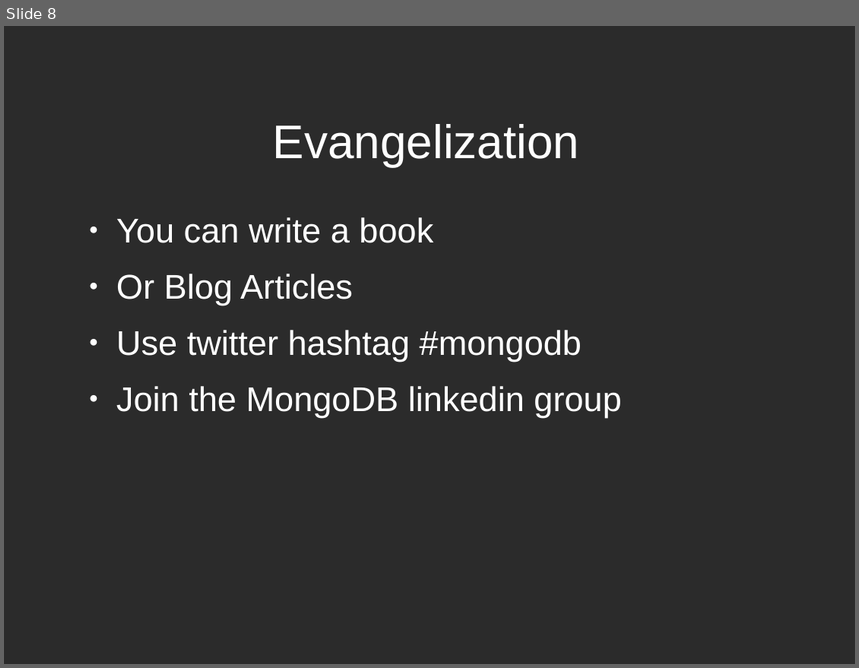
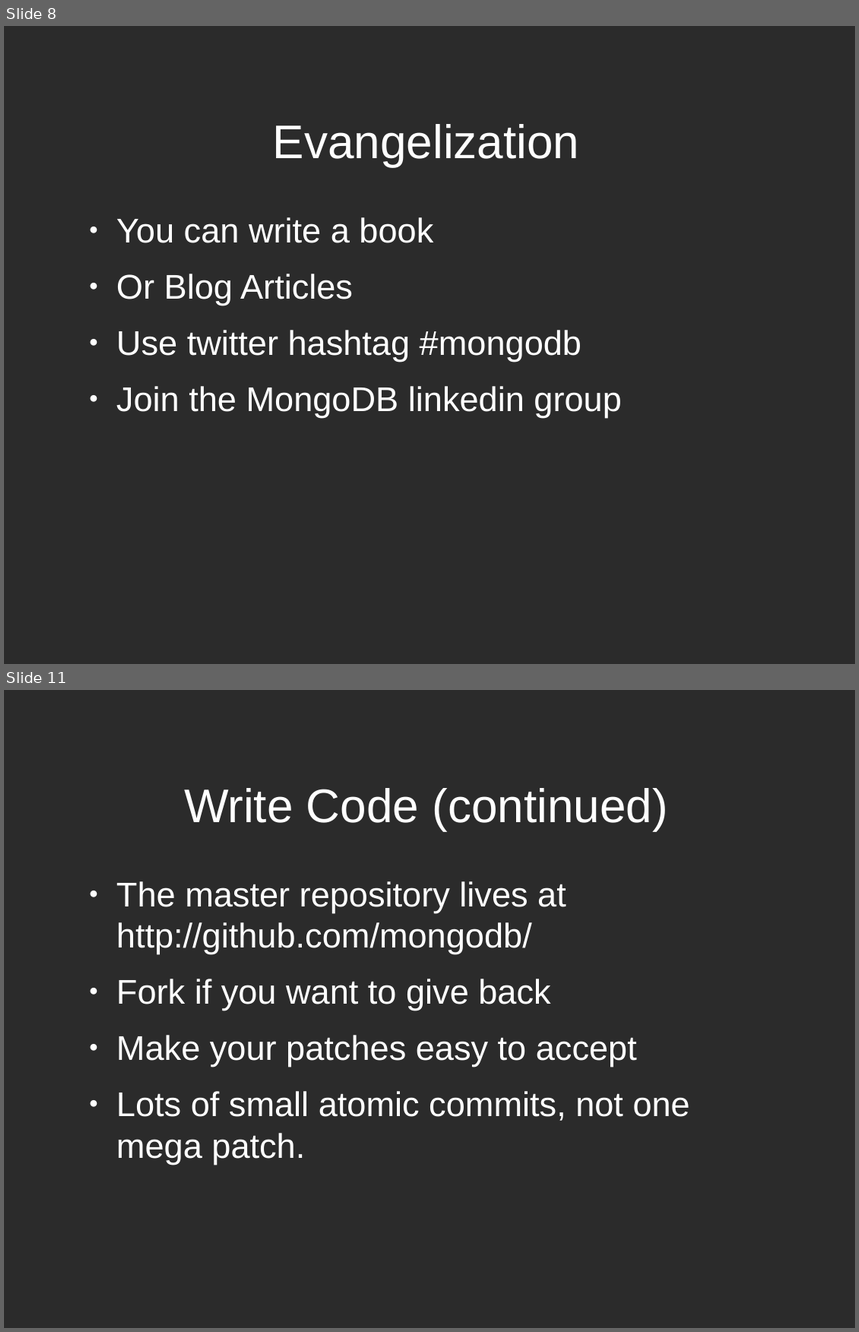
Before and after one commit to zippy1981/TalkMaterials, a slide deck: MongoDC/2010-November/Contributing to MongoDB.odp. Shown one above the other, each under a label of ours: slide 8 before the commit, slides 8 and 11 after it; the slides between them are not shown. The pictures are 859x668 and 859x1332 pixels, drawn with LibreOffice and Linux fonts; fonts in the diff are those of the drawing; background and template pictures are left out; a plain dark background stands for a picture behind light text. Boxes give left, top, right and bottom in pixels: in the first picture for what was removed or moved away, otherwise in the second. Text is boxed around its words. In the diff, an @@ line names an element or a change of style, - is before the commit and + after.

```diff
--- a/MongoDC/2010-November/Contributing to MongoDB.odp
+++ b/MongoDC/2010-November/Contributing to MongoDB.odp
@@ slide 11 added at (4,690,855,1328), background picture (left out) @@
@@ title added at (184,788,667,831), 44 pt, text #FFFFFF @@
+Write Code (continued)
@@ text added at (116,882,690,1164), 32 pt, text #FFFFFF @@
+● The master repository lives at http://github.com/mongodb/
+● Fork if you want to give back
+● Make your patches easy to accept
+● Lots of small atomic commits, not one mega patch.
```
Also in this commit, not shown: 1 slide changed, 3 other slides added.
